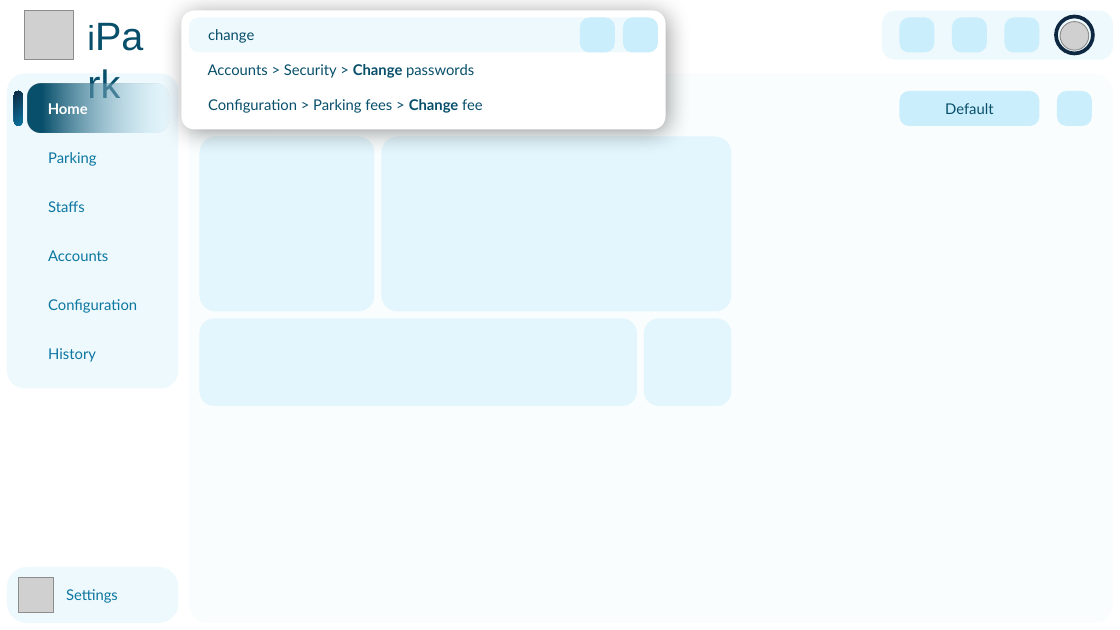
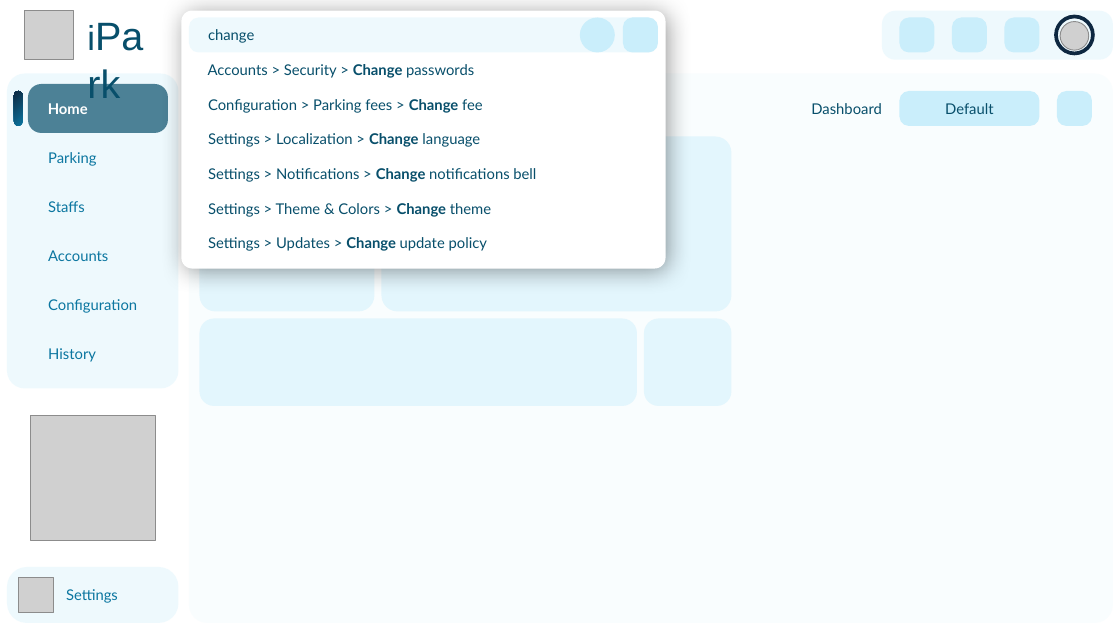
Before and after one commit to 1172005thinh/HCMUT-SmartParking-System, a slide deck: slide 11 of design/UI_UX/ui_concept.pptx (slide 7 before the commit). Drawn at 1120x630 pixels with LibreOffice and Linux fonts; fonts in the diff are those of the drawing; grey boxes stand for pictures; background and template pictures are left out. Boxes give left, top, right and bottom in pixels: in the first picture for what was removed or moved away, otherwise in the second. Text is boxed around its words. In the diff, an @@ line names an element or a change of style, - is before the commit and + after.

```diff
--- a/design/UI_UX/ui_concept.pptx
+++ b/design/UI_UX/ui_concept.pptx
@@ rounded rectangle at (181,11,666,268): proportions changed @@
@@ rounded rectangle: place and size @@
-rounded rectangle at (181,11,666,130)
+rounded rectangle at (181,11,666,268)
@@ rounded rectangle at (580,18,614,52): proportions changed @@
@@ rounded rectangle "Home" at (28,84,167,132): fill gradient #084F6A to #CAEEFB to #084F6A at 70% opacity @@
@@ text "Welcome back, Administrator!" rewrapped from (199,84,955,133) to (212,99,510,113) @@
@@ text added at (811,103,881,114), 12 pt, text #084F6A @@
+Dashboard
@@ text added at (208,133,480,147), 12 pt, text #084F6A @@
+Settings > Localization > Change language
@@ text added at (208,168,536,182), 12 pt, text #084F6A @@
+Settings > Notifications > Change notifications bell
@@ text added at (208,203,491,217), 12 pt, text #084F6A @@
+Settings > Theme & Colors > Change theme
@@ text added at (208,237,487,251), 12 pt, text #084F6A @@
+Settings > Updates > Change update policy
@@ picture added at (30,415,156,540) @@
```
Also in this commit, not shown: 12 other slides changed, 12 slides added, 1 other file.
